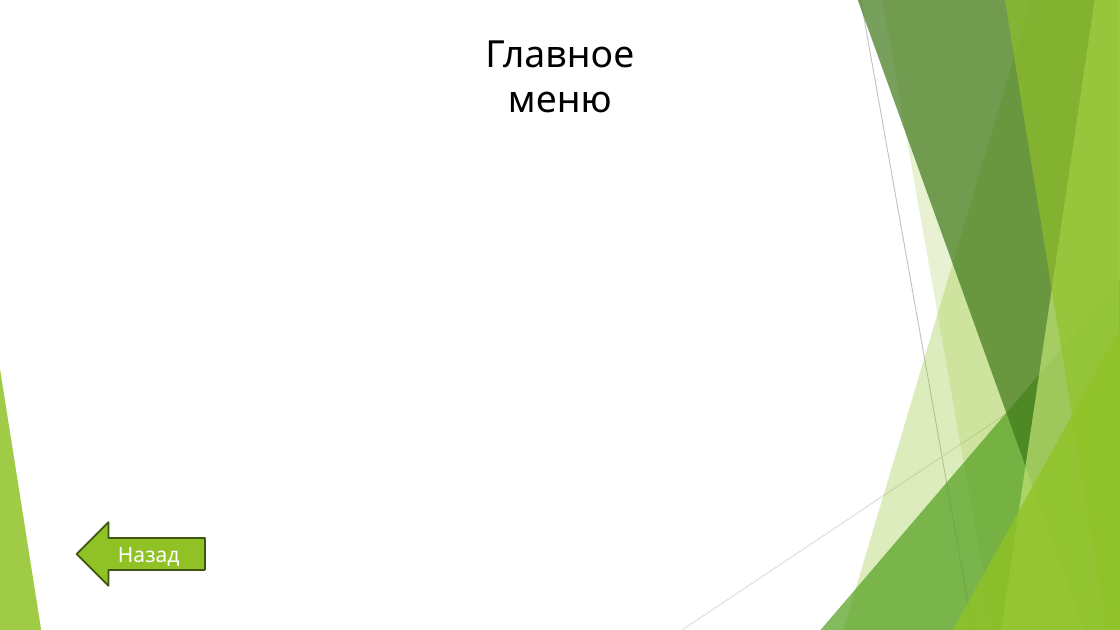
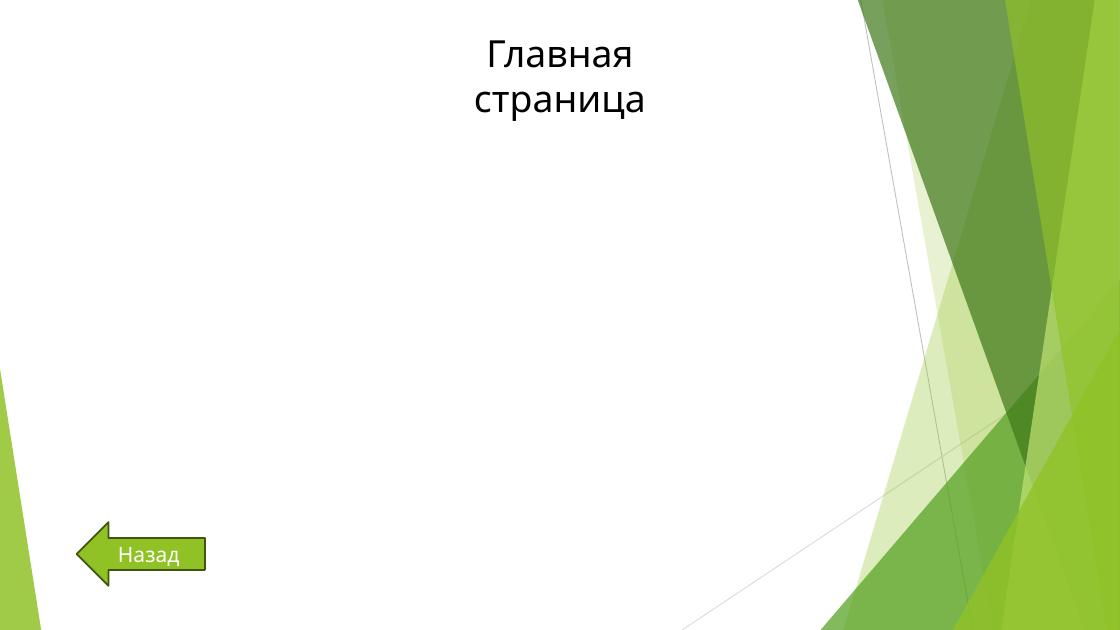
Before and after one commit to WickPierre/Telegram-bot-project, a slide deck: slide 3 of Защита проекта.pptx. Drawn at 1120x630 pixels with LibreOffice and Linux fonts; fonts in the diff are those of the drawing. Boxes give left, top, right and bottom in pixels: in the first picture for what was removed or moved away, otherwise in the second. Text is boxed around its words. In the diff, an @@ line names an element or a change of style, - is before the commit and + after.

```diff
--- a/Защита проекта.pptx
+++ b/Защита проекта.pptx
@@ text at [474, 40, 646, 121]: text changed @@
-Главное меню
+Главная страница
```
Also in this commit, not shown: 5 other files.
